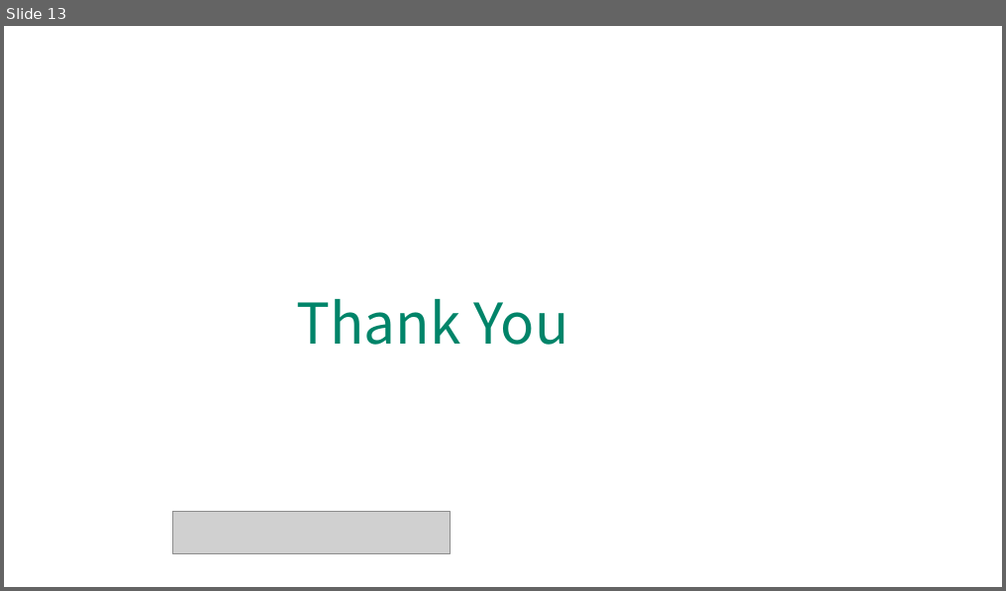
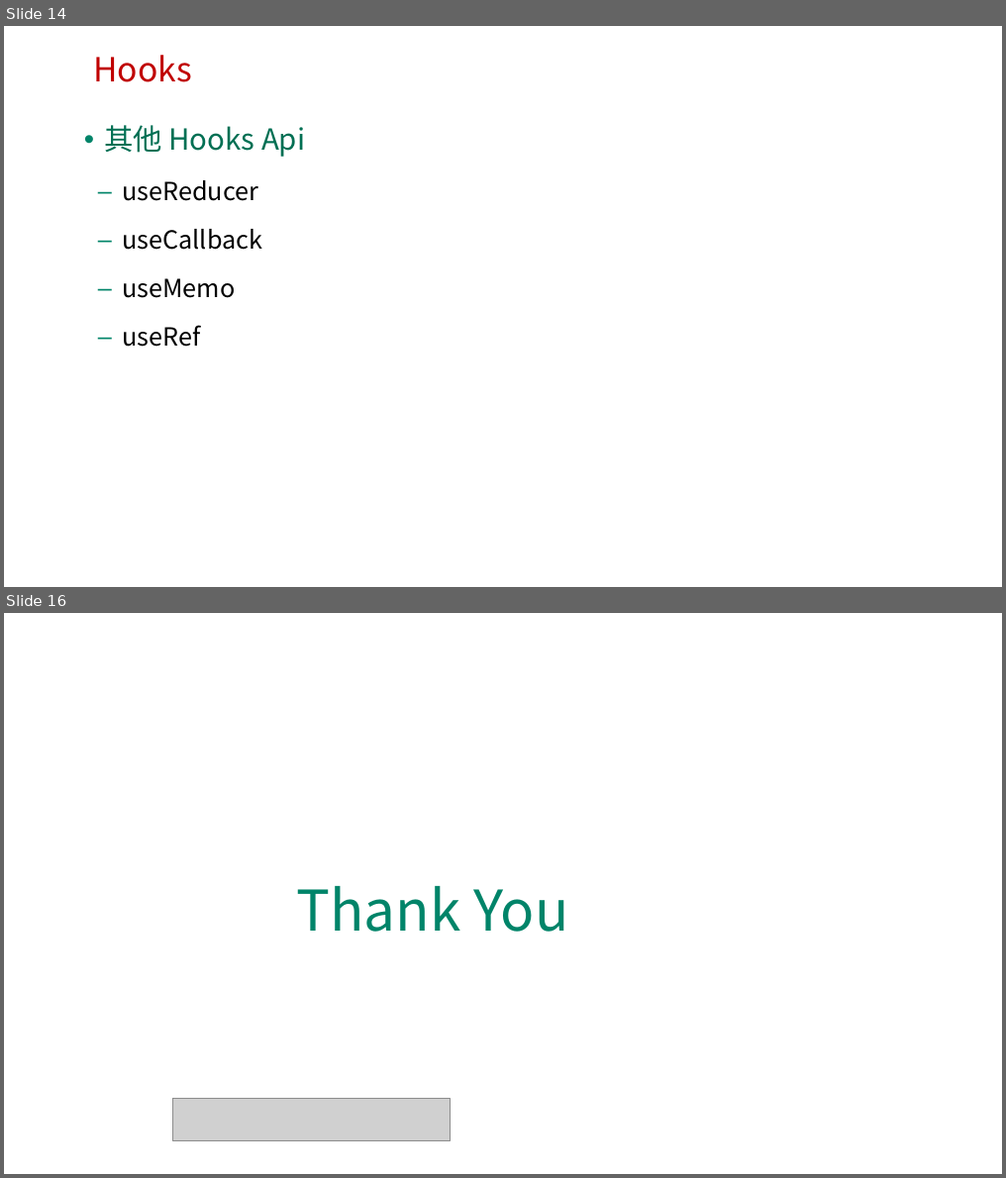
Before and after one commit to edu2act/course-react, a slide deck: materials/slides/ch04-Advanced Guides.pptx. Shown one above the other, each under a label of ours: slide 13 before the commit, slides 14 and 16 after it; the slides between them are not shown. The pictures are 1006x591 and 1006x1178 pixels, drawn with LibreOffice and Linux fonts; fonts in the diff are those of the drawing; grey boxes stand for pictures; background and template pictures are left out. Boxes give left, top, right and bottom in pixels: in the first picture for what was removed or moved away, otherwise in the second. Text is boxed around its words. In the diff, an @@ line names an element or a change of style, - is before the commit and + after.

Commit message:
add hooks ppt

```diff
--- a/materials/slides/ch04-Advanced Guides.pptx
+++ b/materials/slides/ch04-Advanced Guides.pptx
@@ slide 14 added at (4,26,1002,587), background picture (left out) @@
@@ text added at (93,55,191,82), 32 pt, text #C00000 @@
+Hooks
@@ text added at (104,125,305,347), 24 pt, text #000000 @@
+• 其他 Hooks Api
+  – useReducer
+  – useCallback
+  – useMemo
+  – useRef
@@ what was slide 13 is now slide 16 @@
```
Also in this commit, not shown: 2 other slides added.
